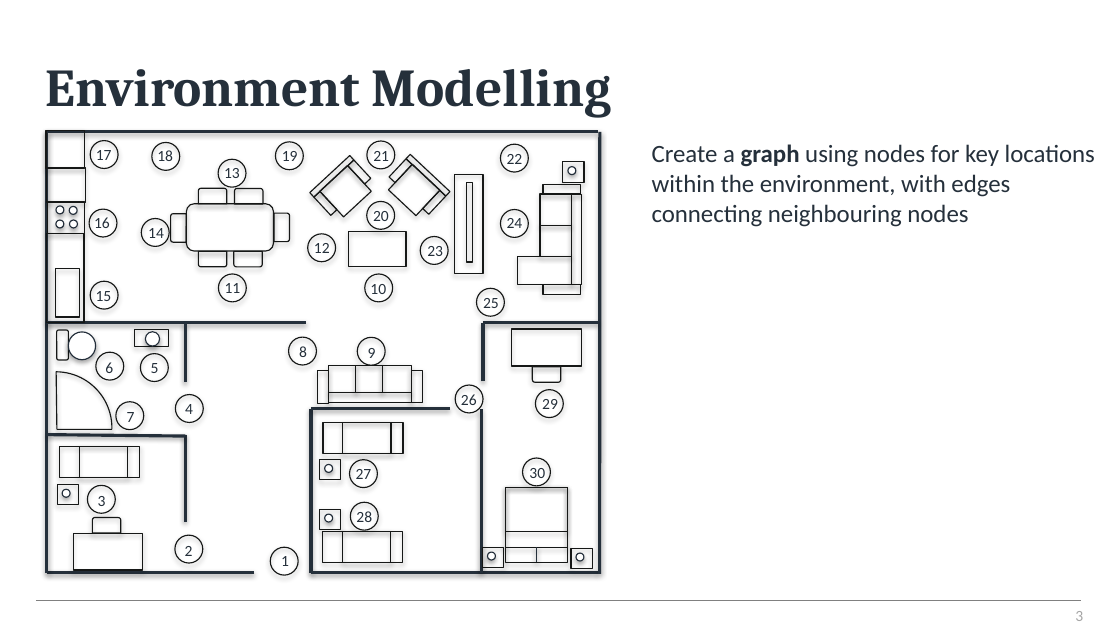
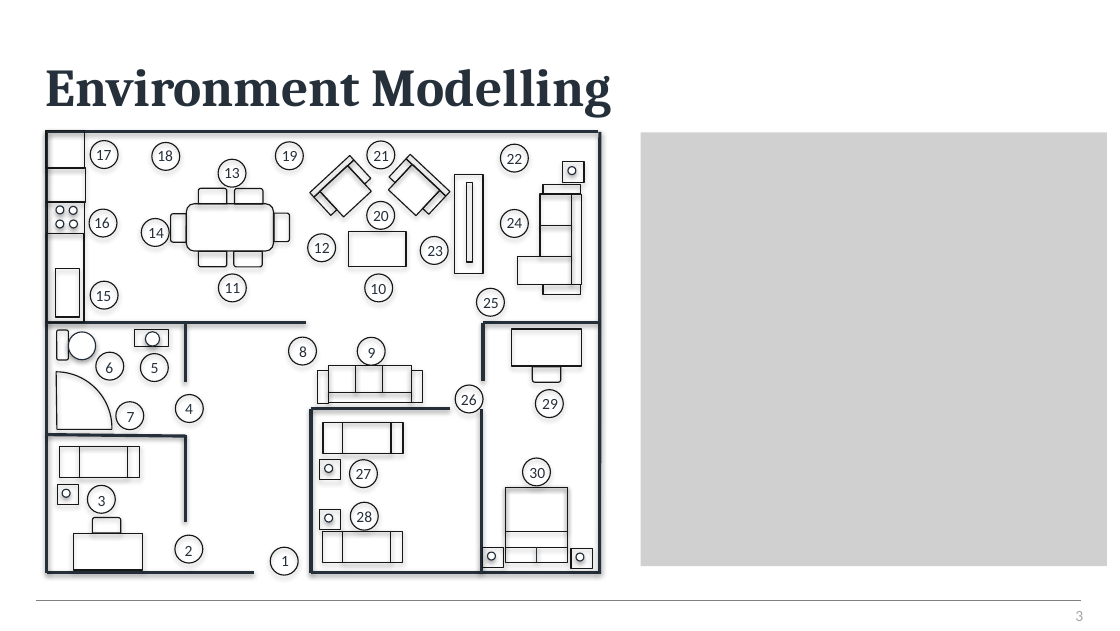
Before and after one commit to hysterr/York_Abstract_Navigation, a slide deck: slide 3 of December_2021.pptx. Drawn at 1120x631 pixels with LibreOffice and Linux fonts; fonts in the diff are those of the drawing; grey boxes stand for pictures; background and template pictures are left out. Boxes give left, top, right and bottom in pixels: in the first picture for what was removed or moved away, otherwise in the second. Text is boxed around its words. In the diff, an @@ line names an element or a change of style, - is before the commit and + after.

```diff
--- a/December_2021.pptx
+++ b/December_2021.pptx
@@ picture added at [641, 132, 1107, 566] @@
@@ text removed at [652, 144, 1095, 227] @@
-Create a graph using nodes for key locations within the environment, with edges connecting neighbouring nodes
```
Also in this commit, not shown: 18 other slides changed, 3 slides added, 6 other files.
